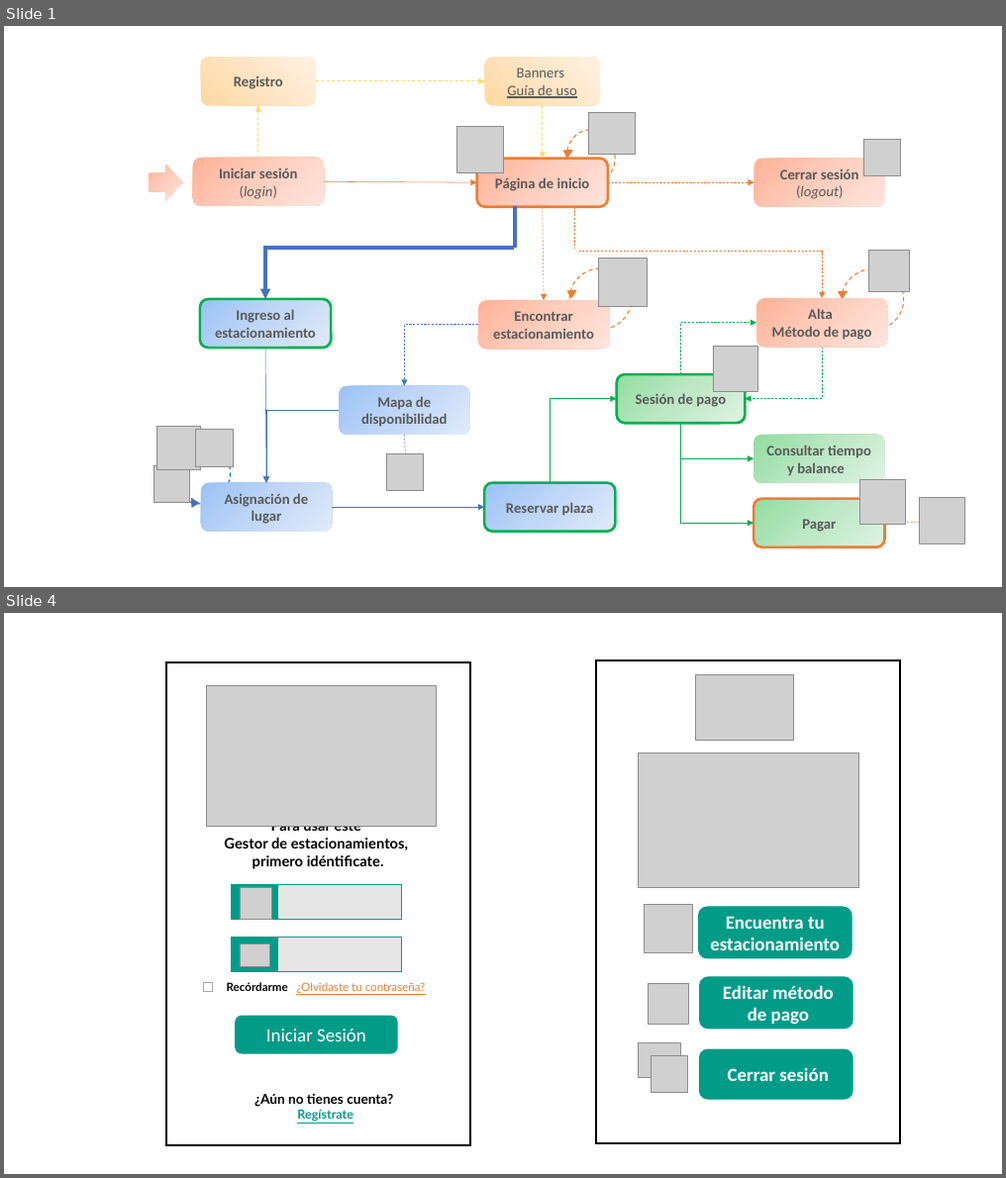
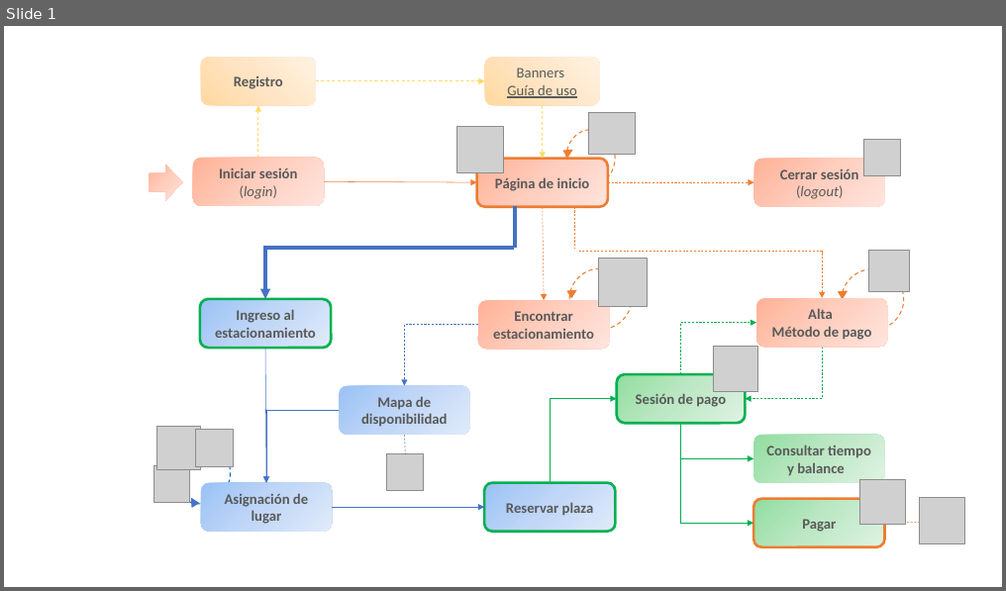
Before and after one commit to ajbeem/iotserver, a slide deck: documentation/MapaNavegacion.pptm. Shown one above the other, each under a label of ours: slides 1 and 4 before the commit, slide 1 after it; the slides between them are not shown. The pictures are 1006x1178 and 1006x591 pixels, drawn with LibreOffice and Linux fonts; fonts in the diff are those of the drawing; grey boxes stand for pictures. Boxes give left, top, right and bottom in pixels: in the first picture for what was removed or moved away, otherwise in the second. Text is boxed around its words. In the diff, an @@ line names an element or a change of style, - is before the commit and + after.

```diff
--- a/documentation/MapaNavegacion.pptm
+++ b/documentation/MapaNavegacion.pptm
@@ slide 4 removed at [4, 613, 1002, 1174], background #FFFFFF @@
@@ rectangle removed at [165, 663, 469, 1146] @@
@@ rectangle removed at [596, 661, 900, 1144] @@
@@ picture removed at [207, 685, 436, 827] @@
@@ picture removed at [696, 675, 794, 741] @@
@@ picture removed at [638, 754, 859, 888] @@
@@ group removed at [224, 826, 426, 1122]: 4 rectangles, 3 texts, 1 rounded rectangle @@
-Recórdarme ¿Olvidaste tu contraseña?
-Iniciar Sesión
-¿Aún no tienes cuenta?
-Regístrate
-Para usar este
-Gestor de estacionamientos,
-primero idéntificate.
@@ picture removed at [240, 887, 272, 919] @@
@@ picture removed at [645, 904, 693, 953] @@
@@ rounded rectangle removed at [699, 907, 852, 959] @@
-Encuentra tu estacionamiento
@@ picture removed at [240, 944, 269, 966] @@
@@ rectangle removed at [204, 983, 213, 992] @@
@@ picture removed at [648, 983, 688, 1024] @@
@@ rounded rectangle removed at [699, 977, 853, 1029] @@
-Editar método
-de pago
@@ picture removed at [638, 1043, 681, 1078] @@
@@ picture removed at [650, 1056, 687, 1092] @@
@@ rounded rectangle removed at [699, 1050, 853, 1099] @@
-Cerrar sesión
```
Also in this commit, not shown: 3 slides changed, 3 slides added, 1 other file.
